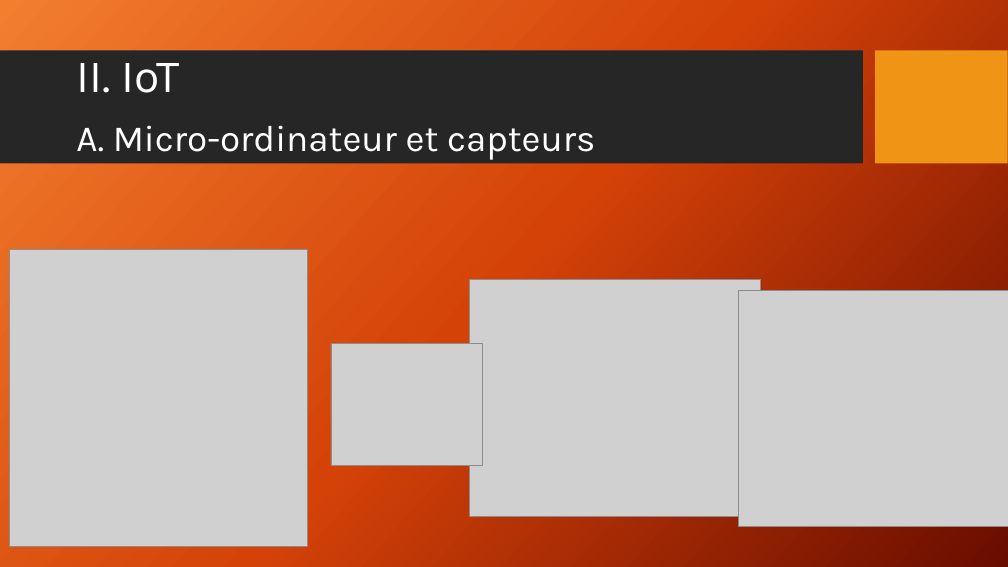
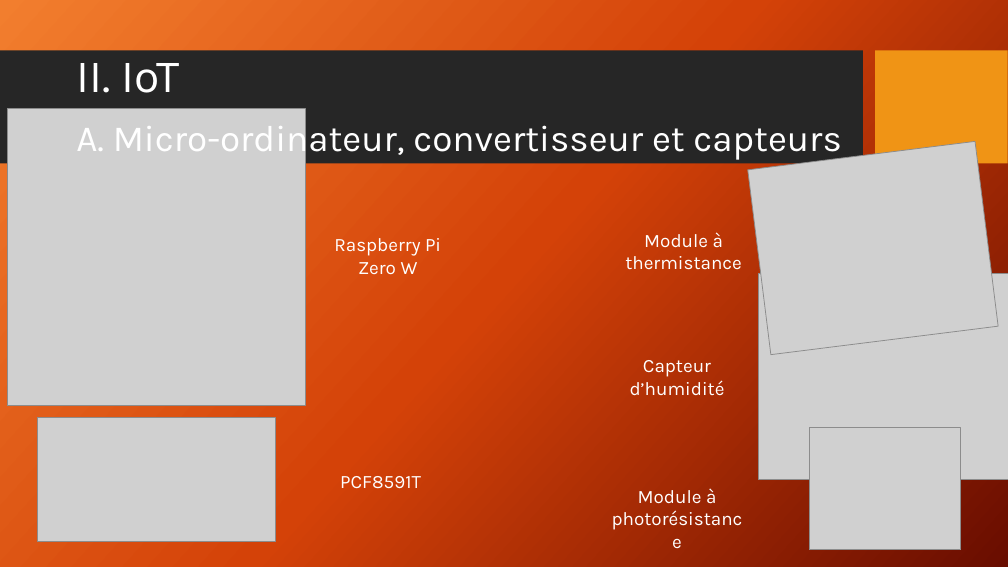
Before and after one commit to maximelarrieu/b1a_connected_plant, a slide deck: slide 5 of Dossier technique/Slides.pptx. Drawn at 1008x567 pixels with LibreOffice and Linux fonts; fonts in the diff are those of the drawing; grey boxes stand for pictures; background and template pictures are left out. Boxes give left, top, right and bottom in pixels: in the first picture for what was removed or moved away, otherwise in the second. Text is boxed around its words. In the diff, an @@ line names an element or a change of style, - is before the commit and + after.

```diff
--- a/Dossier technique/Slides.pptx
+++ b/Dossier technique/Slides.pptx
@@ picture: place and size @@
-picture at (10,250,308,547)
+picture at (8,108,306,406)
@@ text at (76,117,841,160): text changed @@
-A. Micro-ordinateur et capteurs
+A. Micro-ordinateur, convertisseur et capteurs
@@ picture at (748,142,998,354): rotation 0 to 352 degrees @@
@@ text added at (334,238,441,275), 18 pt, text #FFFFFF @@
+Raspberry Pi Zero W
@@ text added at (625,232,742,270), 18 pt, text #FFFFFF @@
+Module à thermistance
@@ picture: place and size @@
-picture at (470,280,760,516)
+picture at (758,274,1008,480)
@@ picture removed at (331,343,483,465) @@
@@ text added at (630,360,725,396), 18 pt, text #FFFFFF @@
+Capteur d’humidité
@@ picture added at (37,417,275,541) @@
@@ picture added at (809,428,961,550) @@
@@ text added at (340,476,421,489), 18 pt, text #FFFFFF @@
+PCF8591T
@@ text added at (638,488,716,504), 18 pt, text #FFFFFF @@
+Module à photorésistance
```
Also in this commit, not shown: 6 other slides changed, 1 slide added.
